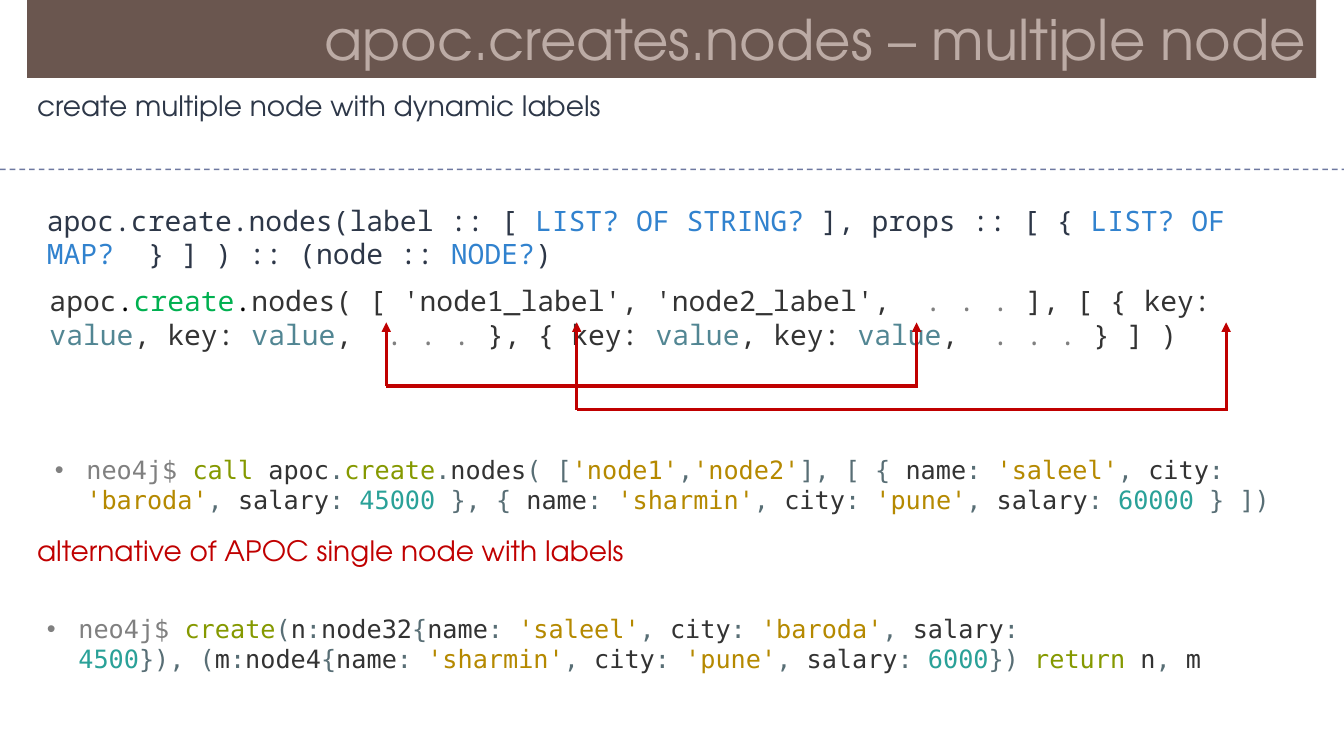
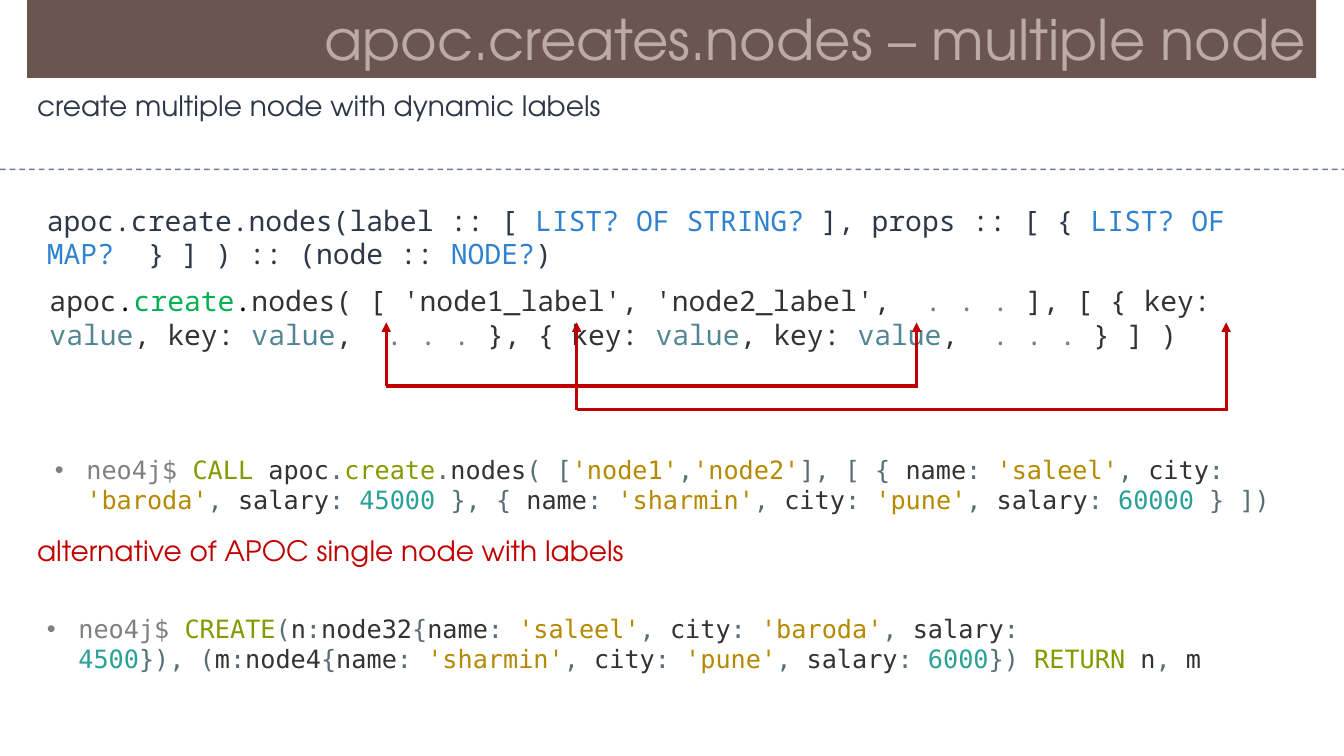
Before and after one commit to Saleel-Bagde/PPT-s, a slide deck: slide 40 of Neo4j.pptx. Drawn at 1344x756 pixels with LibreOffice and Linux fonts; fonts in the diff are those of the drawing. Boxes give left, top, right and bottom in pixels: in the first picture for what was removed or moved away, otherwise in the second. Text is boxed around its words. In the diff, an @@ line names an element or a change of style, - is before the commit and + after.

```diff
--- a/Neo4j.pptx
+++ b/Neo4j.pptx
@@ text at <box>86,459,1224,515</box>: text changed @@
-• neo4j$ call apoc.create.nodes( ['node1','node2'], [ { name: 'saleel', city: 'baroda', salary: 45000 }, { name: 'sharmin', city: 'pune', salary: 60000 } ])
+• neo4j$ CALL apoc.create.nodes( ['node1','node2'], [ { name: 'saleel', city: 'baroda', salary: 45000 }, { name: 'sharmin', city: 'pune', salary: 60000 } ])
@@ text at <box>78,618,1201,674</box>: text changed @@
-• neo4j$ create(n:node32{name: 'saleel', city: 'baroda', salary: 4500}), (m:node4{name: 'sharmin', city: 'pune', salary: 6000}) return n, m
+• neo4j$ CREATE(n:node32{name: 'saleel', city: 'baroda', salary: 4500}), (m:node4{name: 'sharmin', city: 'pune', salary: 6000}) RETURN n, m
```
Also in this commit, not shown: 30 other slides changed.
